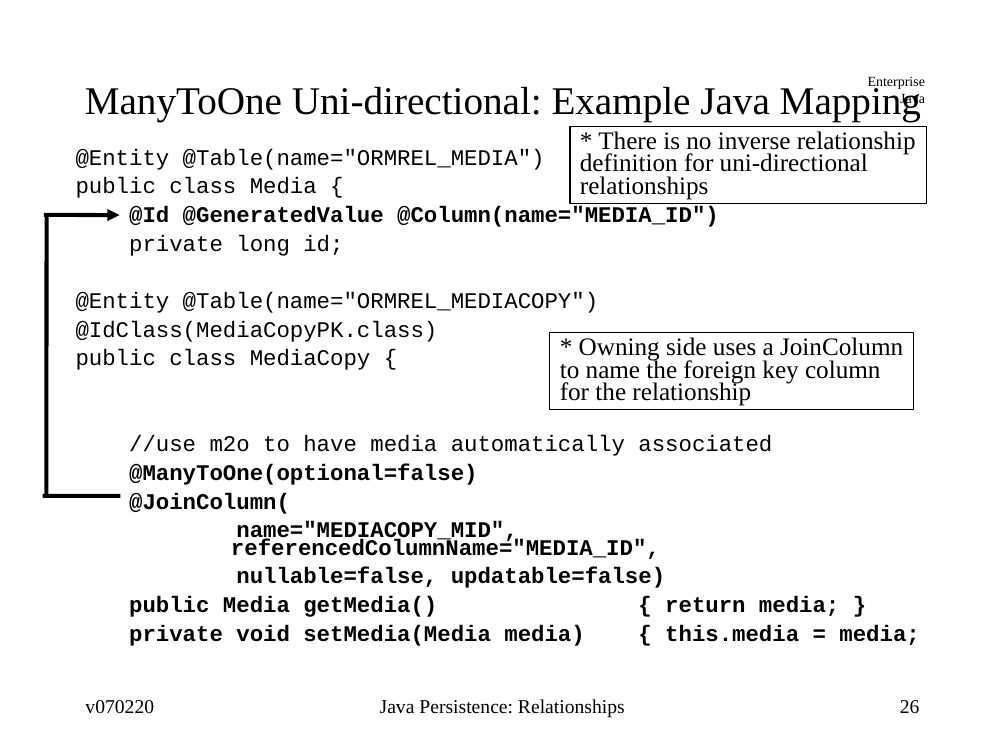
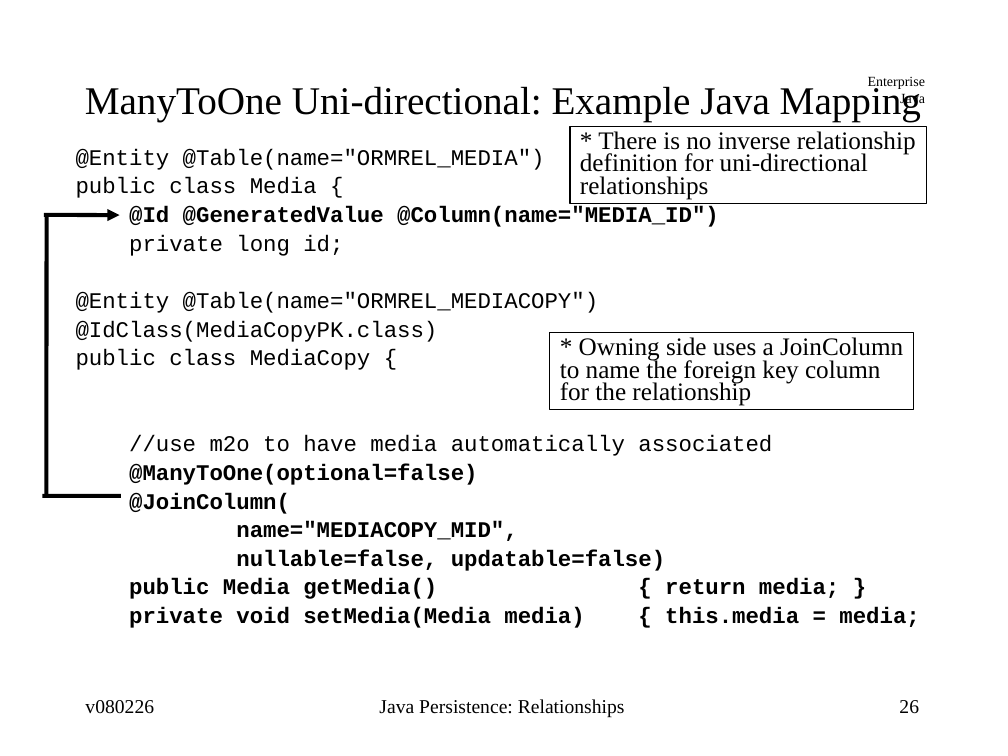
Before and after one commit to jcstaff/ejava-javaee, a slide deck: slide 26 of ormRelations/src/site/resources/lectures/ormRelations.ppt. Drawn at 1008x756 pixels with LibreOffice and Linux fonts; fonts in the diff are those of the drawing. Boxes give left, top, right and bottom in pixels: in the first picture for what was removed or moved away, otherwise in the second. Text is boxed around its words. In the diff, an @@ line names an element or a change of style, - is before the commit and + after.

```diff
--- a/ormRelations/src/site/resources/lectures/ormRelations.ppt
+++ b/ormRelations/src/site/resources/lectures/ormRelations.ppt
@@ text at bbox=[76, 149, 919, 628]: indent changed @@
@@ text at bbox=[236, 521, 517, 541]: text changed @@
-name="MEDIACOPY_MID",
-referencedColumnName="MEDIA_ID",
+name="MEDIACOPY_MID",
@@ text at bbox=[85, 700, 154, 714]: text changed @@
-v070220
+v080226
```
Also in this commit, not shown: 61 other slides changed, 1 slide added, 9 other files.
